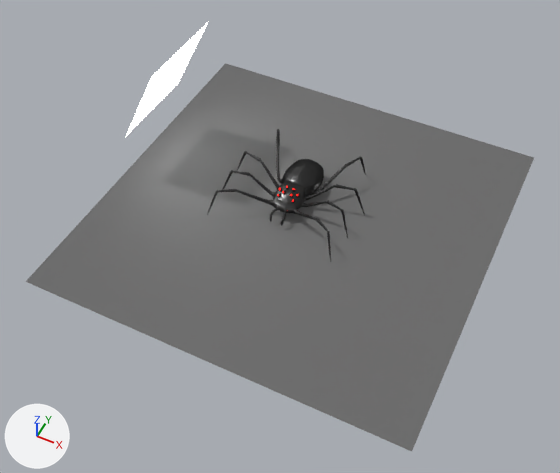
Before and after pictures for a commit that changed the Blender file Graphic_Novel/Robot Quest/spiderbot.blend.
Before and after are seen from a 50 mm camera at (18.8, -39.0, 44.8) aimed at (1.5, -4.6, 1.7). Arrows for +X, +Y and +Z are at lower left; the lights stay in place.
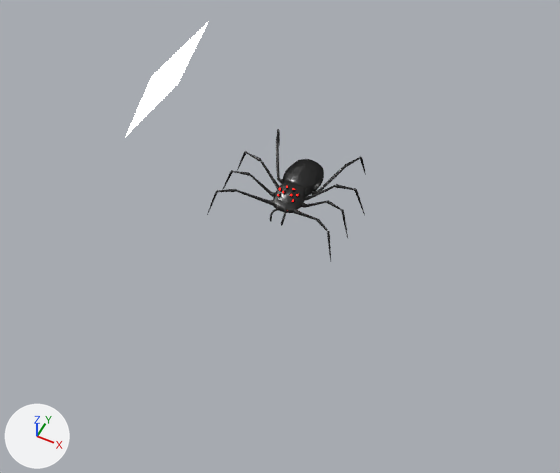
What changed in the scene script:
```text
Change ob_plane:
    add ob_plane.hide_viewport = True
Change ob_cube:
    remove _m = ob_cube.modifiers.new('Mirror', 'MIRROR')
    remove _m.use_clip = True
```

Location of each change, (x1, y1, x2, y2) in pixels of the pictures (560 x 473 px):
'Plane', hidden
    before: (26, 63, 534, 451)
